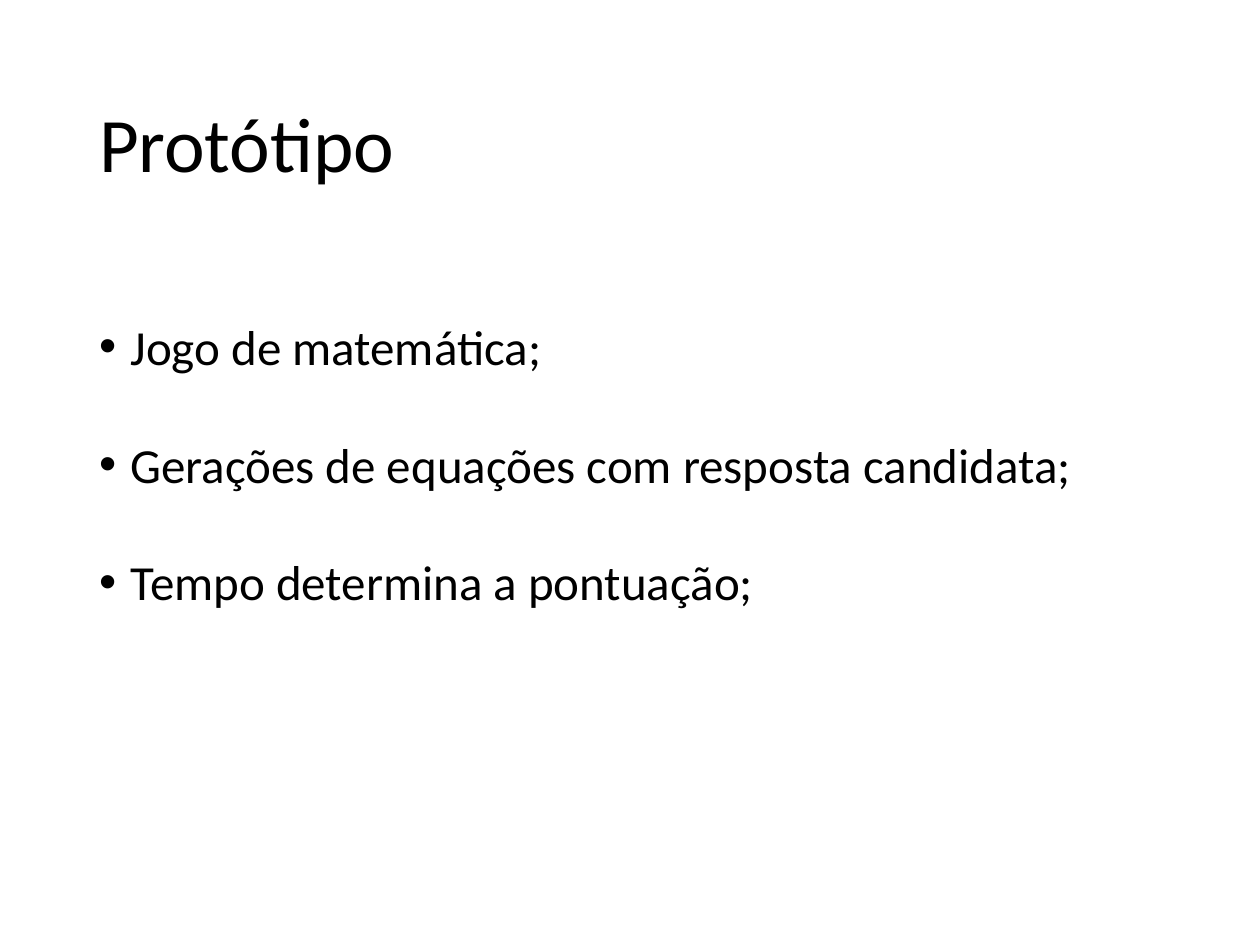
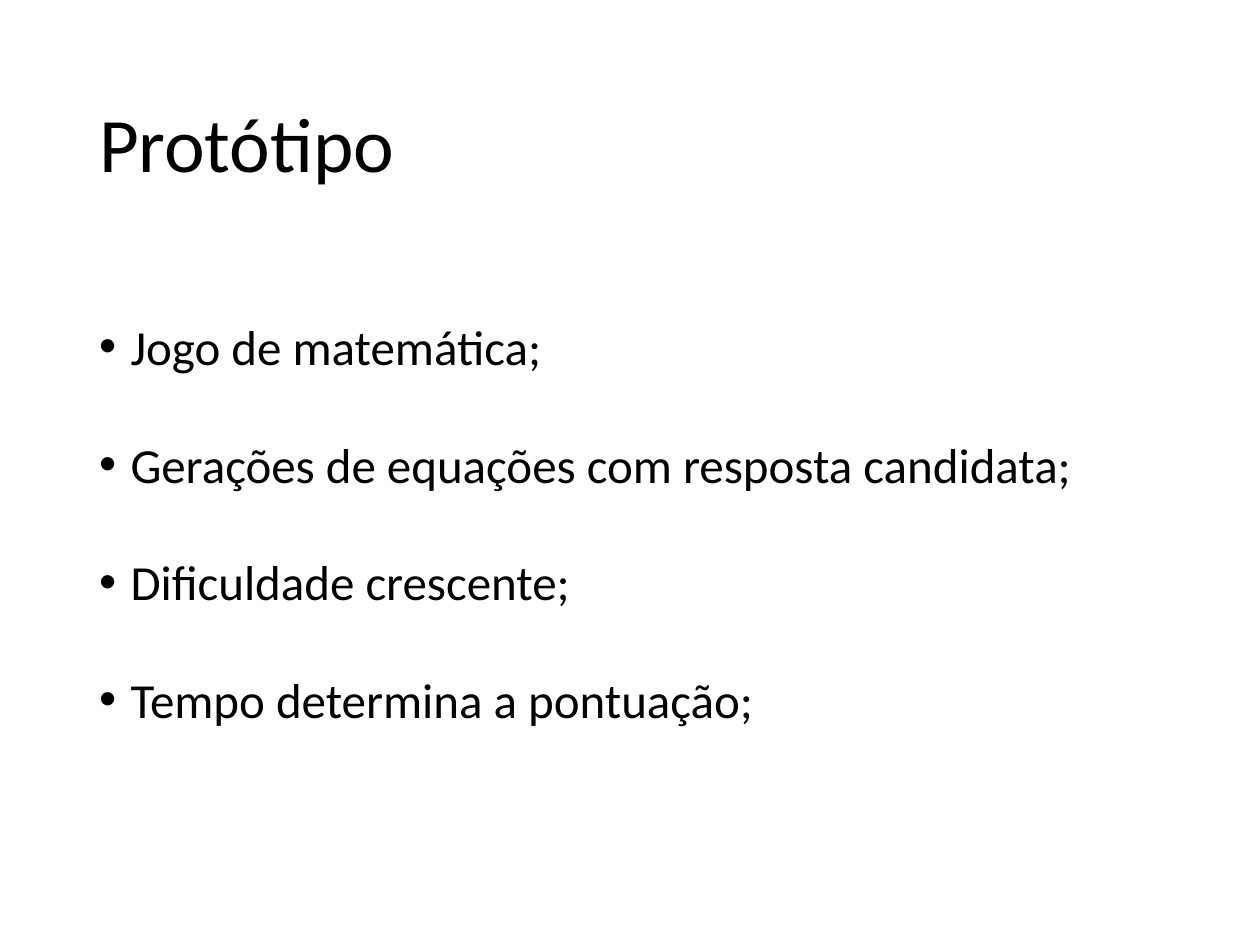
Before and after one commit to jeanCarloMachado/htmlLimitations, a slide deck: slide 11 of LimitacoesHTMLJogosMultiplataforma.odp. Drawn at 1260x945 pixels with LibreOffice and Linux fonts; fonts in the diff are those of the drawing; background and template pictures are left out. Boxes give left, top, right and bottom in pixels: in the first picture for what was removed or moved away, otherwise in the second. Text is boxed around its words. In the diff, an @@ line names an element or a change of style, - is before the commit and + after.

```diff
--- a/LimitacoesHTMLJogosMultiplataforma.odp
+++ b/LimitacoesHTMLJogosMultiplataforma.odp
@@ text at [131,566,570,606]: paragraph added @@
+• Dificuldade crescente;
```
Also in this commit, not shown: 3 other slides changed, 3 other files.
